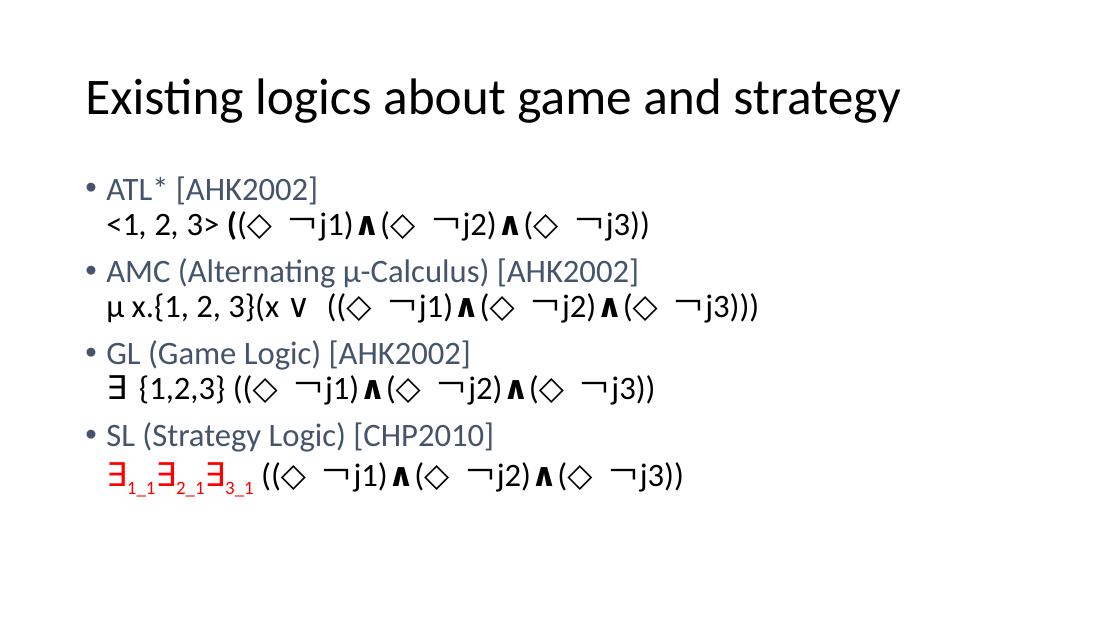
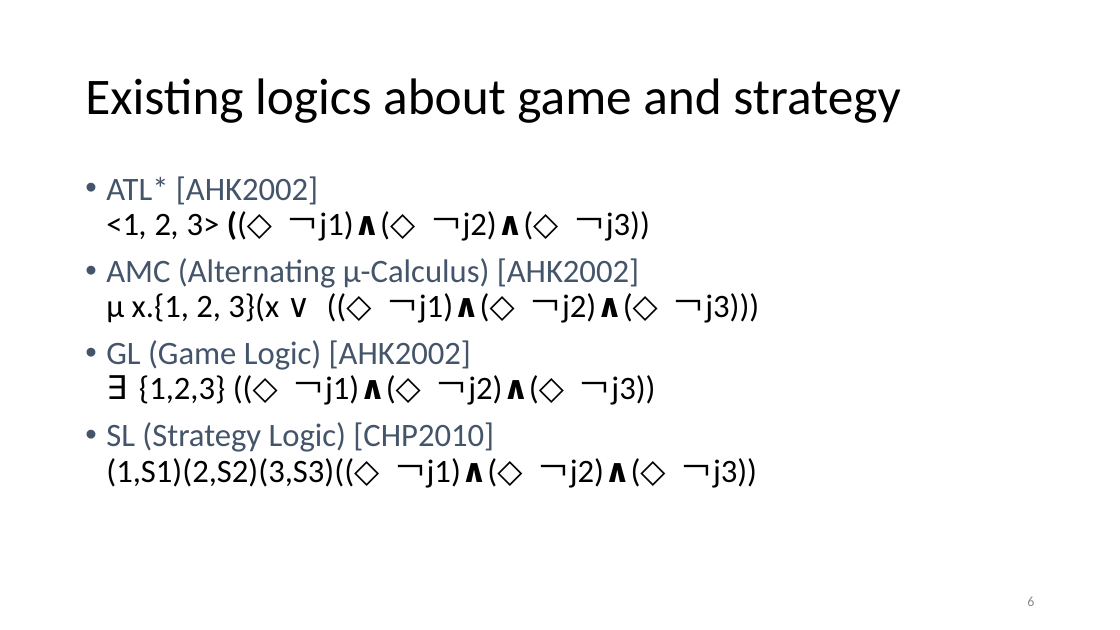
Before and after one commit to yyergg/graduate, a slide deck: slide 6 of def.pptx (slide 18 before the commit). Drawn at 1120x630 pixels with LibreOffice and Linux fonts; fonts in the diff are those of the drawing. Boxes give left, top, right and bottom in pixels: in the first picture for what was removed or moved away, otherwise in the second. Text is boxed around its words. In the diff, an @@ line names an element or a change of style, - is before the commit and + after.

```diff
--- a/def.pptx
+++ b/def.pptx
@@ text at [106,422,757,488]: text changed; text colour #44546A to #000000 @@
-• SL (Strategy Logic) [CHP2010]
-  ∃1_1∃2_1∃3_1 ((◇ ￢j1)∧(◇ ￢j2)∧(◇ ￢j3))
+• SL (Strategy Logic) [CHP2010]
+  (1,S1)(2,S2)(3,S3)((◇ ￢j1)∧(◇ ￢j2)∧(◇ ￢j3))
@@ page number added at [1027,597,1034,606], 12 pt, text #8C8C8C @@
+6
```
Also in this commit, not shown: 35 other slides changed, 4 slides added, 4 slides removed.
